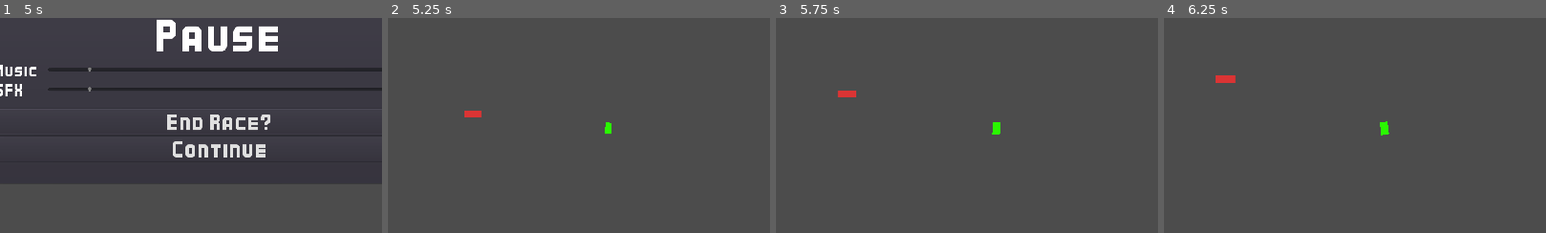
Above: before the commit, frames 1-4 (left to right).
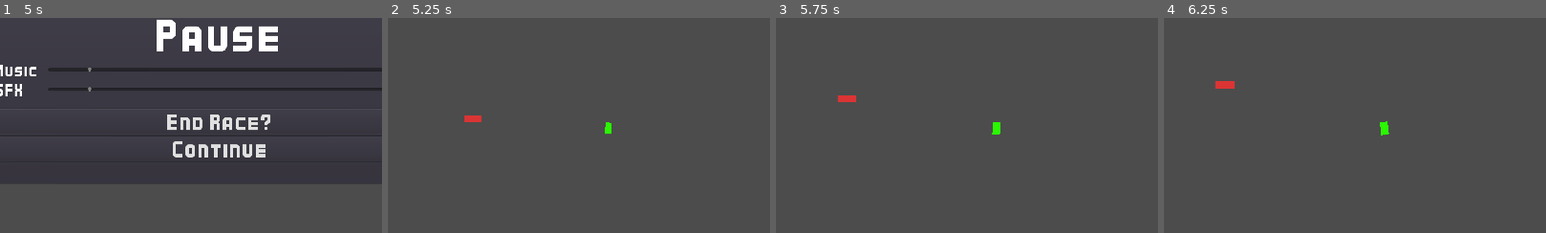
Above: after the commit, the same moments.

Repository: anthonyfinch/ld50
Game: Godot game, scene res://Main.tscn
Same seed, same stepped clock (60 frames per second), same inputs: the game is played once before the commit and once after it.
Inputs:
- Up to frame 1 (5 s): click "Play" at 0.5 s; tap Enter at 1.25, 3.5 s; hold W (accelerate) 1.28-2.78 s; tap Space at 2.75, 4.25 s; hold A (left) 2.78-4.28 s; hold S (brake) from 4.28 s (still down); tap Escape (toggle_pause) at 4.9 s
- Up to frame 2 (5.25 s): release S (brake) at 5 s; click "Continue" at 5 s
- Up to frame 3 (5.75 s): no input
- Up to frame 4 (6.25 s): hold D (right) from 5.78 s (still down)
The pictures show only the part of the screen within x 21-71%, y 34-84%; the shares and areas given below are measured in that part.

Frame 1 is identical in both runs. In frame 2, 0.2% of the frame differs, in the area x 20-25%, y 43-49%; in frame 3, 0.2%; in frame 4, 0.3%, in the area x 13-19%, y 26-33%.

Commit message:
adds gamestate and hooks up cars to pause state

Diff:
--- a/Cars/Car.gd
+++ b/Cars/Car.gd
@@ -1,4 +1,6 @@
 extends KinematicBody2D
+
+export(Resource) var game_state
 
 var wheel_base = 40
 var steering_angle = 10
@@ -15,17 +17,26 @@
 var velocity = Vector2.ZERO
 var steer_direction
 
+var _paused = false
+
 
 func _ready():
-	pass
+	assert(game_state != null, "Please set game state resource")
+	_update_paused()
+	game_state.connect("updated_paused", self, "_update_paused")
+
+
+func _update_paused():
+	_paused = game_state.paused
 
 
 func _physics_process(delta):
-	acceleration = Vector2.ZERO
-	get_input()
-	apply_friction()
-	calculate_steering(delta)
-	move(delta)
+	if not _paused:
+		acceleration = Vector2.ZERO
+		get_input()
+		apply_friction()
+		calculate_steering(delta)
+		move(delta)
 
 
 func move(delta):
--- a/Cars/Car.tscn
+++ b/Cars/Car.tscn
@@ -1,11 +1,13 @@
-[gd_scene load_steps=3 format=2]
+[gd_scene load_steps=4 format=2]
 
 [ext_resource path="res://Cars/Car.gd" type="Script" id=1]
+[ext_resource path="res://game_state.tres" type="Resource" id=2]
 
 [sub_resource type="CapsuleShape2D" id=1]
 
 [node name="Car" type="KinematicBody2D"]
 script = ExtResource( 1 )
+game_state = ExtResource( 2 )
 
 [node name="CollisionShape2D" type="CollisionShape2D" parent="."]
 rotation = 1.5708
--- /dev/null
+++ b/GameState.gd
@@ -0,0 +1,15 @@
+extends Resource
+class_name GameState
+
+signal updated_paused
+
+var paused = false setget set_paused,get_paused
+
+
+func set_paused(val):
+	paused = val
+	emit_signal("updated_paused")
+
+
+func get_paused():
+	return paused
--- a/Levels/Race.gd
+++ b/Levels/Race.gd
@@ -1,6 +1,7 @@
 extends Control
 
 export(Resource) var game_events
+export(Resource) var game_state
 
 onready var _ui_overlay = $UIOverlay
 
@@ -9,17 +10,22 @@
 
 func _ready():
 	assert(game_events != null, "Please set game events resource")
-	_ui_overlay.visible = false
+	assert(game_state != null, "Please set game state resource")
 
+	_update_ui()
 	game_events.connect("unpause", self, "_unpause")
+
+
+func _update_ui():
+	_ui_overlay.visible = game_state.paused
 
 
 func _input(event):
 	if event.is_action_released("toggle_pause"):
-		_paused = not _paused
-		_ui_overlay.visible = _paused
+		game_state.paused = not game_state.paused
+		_update_ui()
 
 
 func _unpause():
-	_paused = false
-	_ui_overlay.visible = _paused
+	game_state.paused = false
+	_update_ui()
--- a/Race.tscn
+++ b/Race.tscn
@@ -8,6 +8,7 @@
 [ext_resource path="res://Levels/ButtonRaceEvent.tscn" type="PackedScene" id=6]
 [ext_resource path="res://Levels/Race.gd" type="Script" id=7]
 [ext_resource path="res://game_events.tres" type="Resource" id=8]
+[ext_resource path="res://game_state.tres" type="Resource" id=9]
 
 [sub_resource type="RectangleShape2D" id=1]
 extents = Vector2( 27.5, 10 )
@@ -20,6 +21,7 @@
 "_edit_use_anchors_": false
 }
 game_events = ExtResource( 8 )
+game_state = ExtResource( 9 )
 
 [node name="ViewportContainer" type="ViewportContainer" parent="."]
 anchor_right = 1.0
--- /dev/null
+++ b/game_state.tres
@@ -0,0 +1,6 @@
+[gd_resource type="Resource" load_steps=2 format=2]
+
+[ext_resource path="res://GameState.gd" type="Script" id=1]
+
+[resource]
+script = ExtResource( 1 )
--- a/project.godot
+++ b/project.godot
@@ -13,9 +13,15 @@
 "class": "GameEvents",
 "language": "GDScript",
 "path": "res://GameEvents.gd"
+}, {
+"base": "Resource",
+"class": "GameState",
+"language": "GDScript",
+"path": "res://GameState.gd"
 } ]
 _global_script_class_icons={
-"GameEvents": ""
+"GameEvents": "",
+"GameState": ""
 }
 
 [application]
Not shown: 1 places in Race.tscn that only renumber resources
